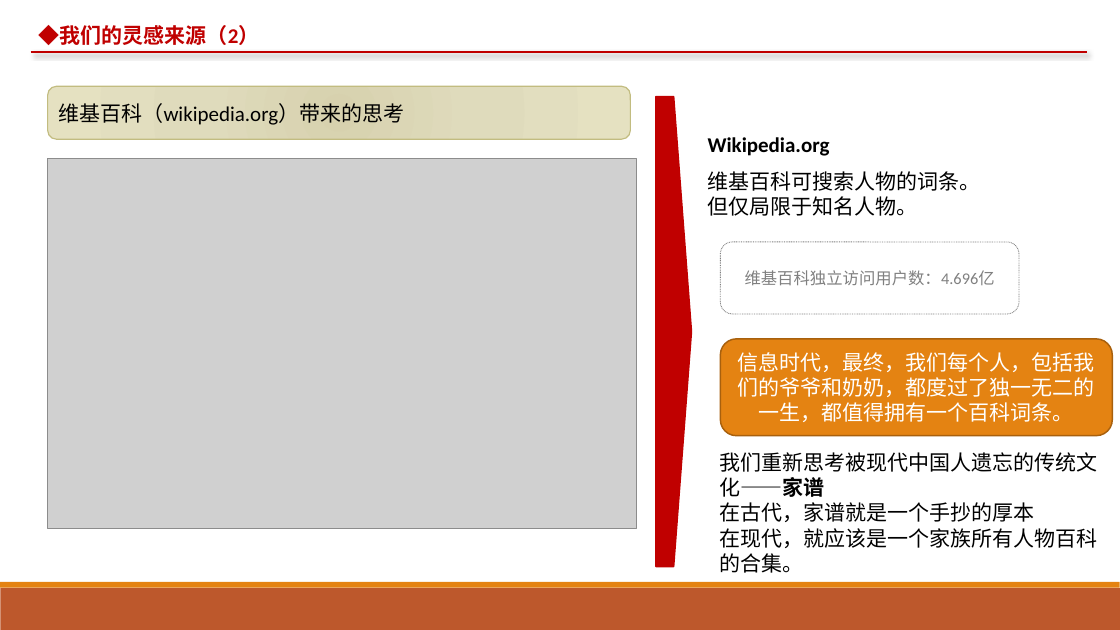
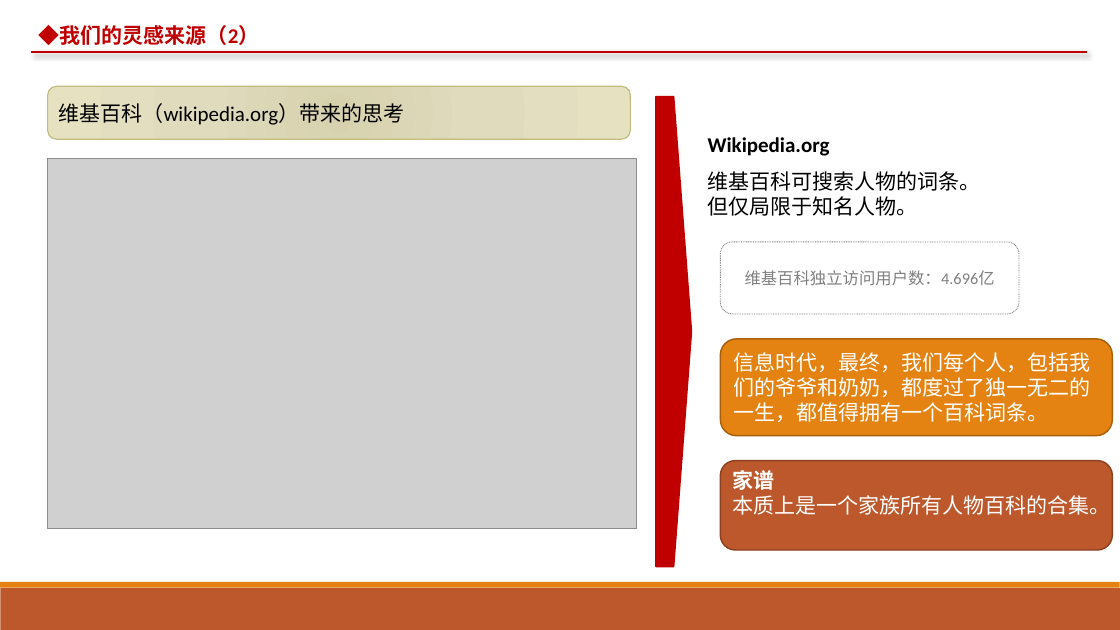
Before and after one commit to alpena1986/bloodnetdoc, a slide deck: slide 5 of 商业计划书.pptx (slide 4 before the commit). Drawn at 1120x630 pixels with LibreOffice and Linux fonts; fonts in the diff are those of the drawing; grey boxes stand for pictures. Boxes give left, top, right and bottom in pixels: in the first picture for what was removed or moved away, otherwise in the second. Text is boxed around its words. In the diff, an @@ line names an element or a change of style, - is before the commit and + after.

```diff
--- a/商业计划书.pptx
+++ b/商业计划书.pptx
@@ rounded rectangle "信息时代，最终，我们每个人，包括我们的爷爷和奶奶，都度过了独一无二的一生，都值得拥有一个百科词条。" at (x1=721, y1=339, x2=1113, y2=435): alignment centre to left @@
@@ text removed at (x1=719, y1=452, x2=1097, y2=573) @@
-我们重新思考被现代中国人遗忘的传统文化——家谱
-在古代，家谱就是一个手抄的厚本
-在现代，就应该是一个家族所有人物百科的合集。
@@ rounded rectangle added at (x1=721, y1=460, x2=1113, y2=549), fill #BD582C, outline #8C4121 1.25 pt, 18 pt, text #FFFFFF @@
+家谱
+本质上是一个家族所有人物百科的合集。
```
Also in this commit, not shown: 6 other slides changed, 10 slides added, 1 slide removed, 1 other file.
